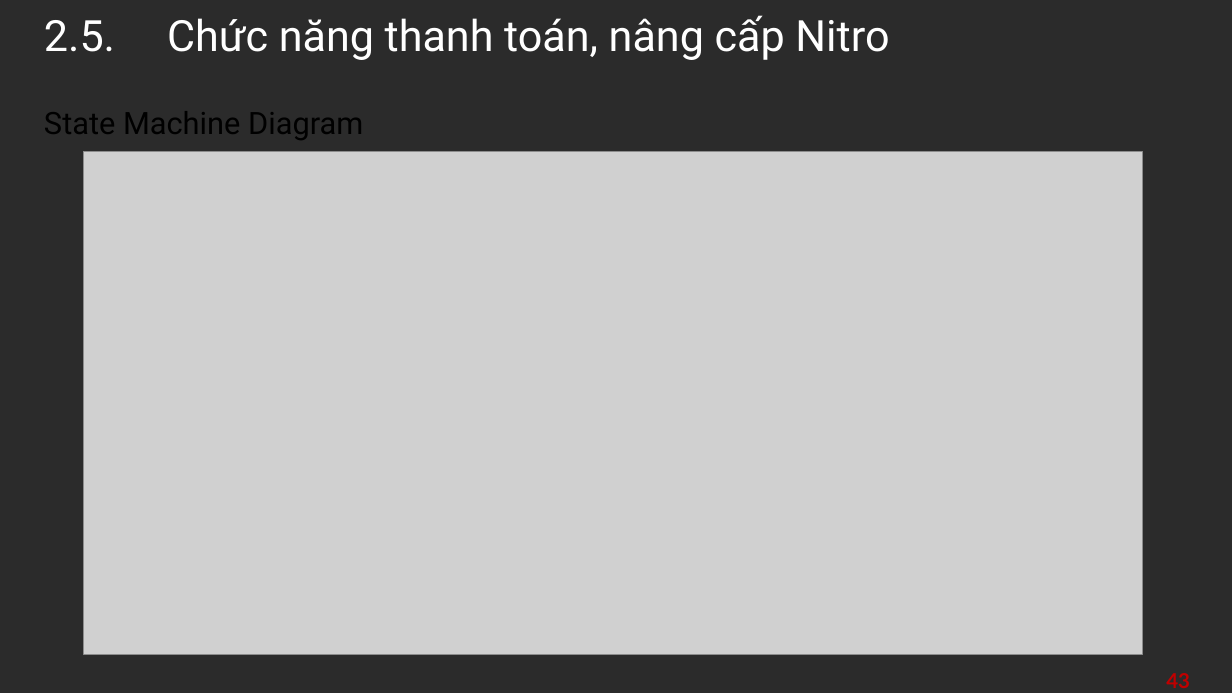
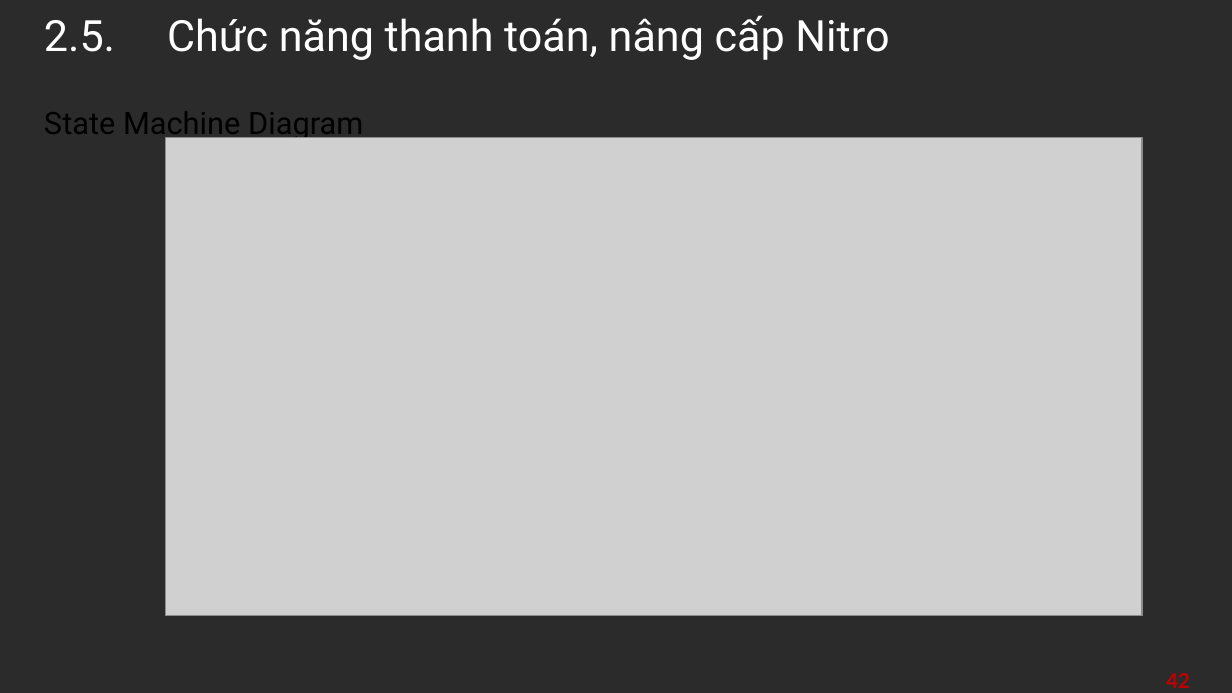
Before and after one commit to DUYCUTEPHOMAIQUE/IT3120-PTTKHT, a slide deck: slide 42 of Slide/PTTK-HT.pptx (slide 43 before the commit). Drawn at 1232x693 pixels with LibreOffice and Linux fonts; fonts in the diff are those of the drawing; grey boxes stand for pictures; background and template pictures are left out; a plain dark background stands for a picture behind light text. Boxes give left, top, right and bottom in pixels: in the first picture for what was removed or moved away, otherwise in the second. Text is boxed around its words. In the diff, an @@ line names an element or a change of style, - is before the commit and + after.

```diff
--- a/Slide/PTTK-HT.pptx
+++ b/Slide/PTTK-HT.pptx
@@ picture: place and size @@
-picture at <box>84,152,1142,654</box>
+picture at <box>165,138,1142,616</box>
@@ page number at <box>1166,673,1190,688</box>: text changed @@
-43
+42
```
Also in this commit, not shown: 4 other slides changed, 1 slide removed.
